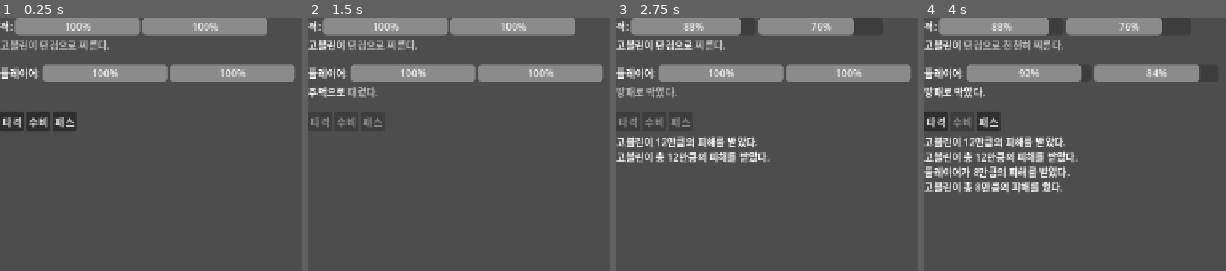
Above: before the commit, frames 1-4 (left to right).
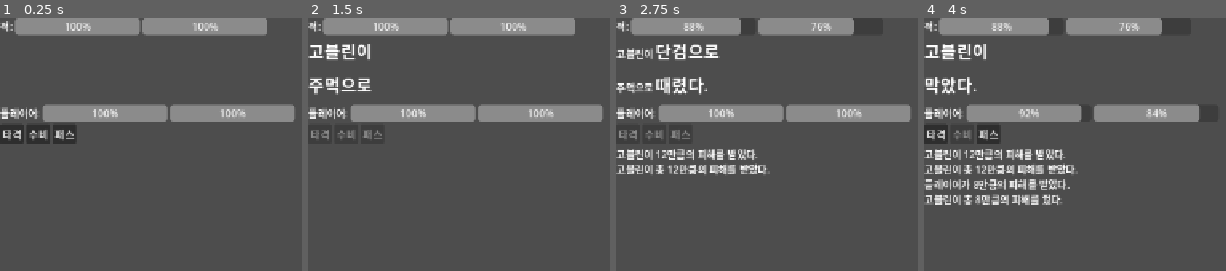
Above: after the commit, the same moments.

Repository: in-zet/word_game
Game: Godot game, scene res://scenes/battle.tscn
Same seed, same stepped clock (60 frames per second), same inputs: the game is played once before the commit and once after it.
Inputs:
- Up to frame 1 (0.25 s): no input
- Up to frame 2 (1.5 s): click "타격" at 0.5 s; tap Enter at 1.25 s
- Up to frame 3 (2.75 s): click "수비" at 2 s
- Up to frame 4 (4 s): tap Space at 2.75 s; tap Enter at 3.5 s

The runs differ from the first frame. In frame 1, 15% of the frame differs, in the area x 0-98%, y 8-50%; in frame 2, 15%; in frame 3, 20%; in frame 4, 22%, in the area x 0-92%, y 8-74%.

Commit message:
fix: 문장을 턴마다 쌓아 표시하고 유저 줄을 적 줄 턴 위치에 맞춤
사용자 직접 정정 (구현 중, 스펙의 "기본 문장 전체 미리 공개" 결정을 뒤집음):
- 사전 공개를 없애고, 턴마다 실제로 나온 어절을 한 줄에 이어 쌓는 방식으로 변경.
  방금(이번 턴) 나온 어절은 font_size를 키워서 강조.
- 이어진 문장("또 ...")이 오면 줄을 비우지 않고 계속 이어 붙임 — 적의 "새" 기본
  문장(SUBJECT로 시작)이 시작될 때만 줄을 비운다.
- 유저 줄도 적의 새 기본 문장이 시작될 때 같이 비워지고, 그 뒤로는 매 턴 유저가
  낸 어절(없으면 빈 칸 placeholder)을 적 줄과 같은 턴 수만큼 쌓아서, 유저가 늦게
  행동을 시작해도 적 줄의 해당 턴 위치 바로 밑에 오도록 함.
  예: 적 "고블린이 단검으로 찔렀다." / 2턴째 수비 -> 유저 "(빈칸) 방패로 막았다."
- battle_view.gd: eojeol_revealed 시그널을 새로 구독해서 턴별 단어를 기록하고,
  turn_resolved에서 한 턴 분량을 두 줄에 동시에 쌓은 뒤 다시 그림.

스펙 문서(§2)에 이 정정을 기록.

Co-Authored-By: Claude Sonnet 5 <noreply@anthropic.com>

Diff:
--- a/scripts/ui/battle_view.gd
+++ b/scripts/ui/battle_view.gd
@@ -4,18 +4,25 @@
 ##
 ## 턴은 Timer로 1초마다 자동 진행된다(어절 하나 = 턴 하나 = 1초, 보드 설계 메모
 ## "어절은 다음 턴까지의 대기시간(유저가 동작을 입력할 수 있는 시간)"을 그대로 구현).
-## 진행된(공개된) 어절은 기본 텍스트 색, 아직 진행되지 않은 어절은 회색으로 표시한다.
+##
+## 문장은 턴마다 한 어절씩 "그려서 쌓는" 방식으로 표시한다(사전 공개 없음):
+## - 적 문장은 기본 문장이 새로 시작될 때만 줄을 비우고, 이어진 문장("또 ...")이 오면
+##   지우지 않고 뒤에 계속 이어 붙인다.
+## - 유저 줄은 적의 기본 문장이 새로 시작될 때 같이 비워지고, 그 뒤로는 매 턴 유저가
+##   낸 어절(없으면 빈 칸)을 적 줄과 같은 턴 수만큼 쌓아서 적 줄 바로 밑에 위치가
+##   맞도록 한다 (예: 1턴엔 대기, 2턴에 수비를 누르면 "(빈칸) 방패로 막았다."로 보임).
+## - 방금(이번 턴) 나온 어절은 글자를 더 크게 표시한다.
 
 const Combatant = preload("res://scripts/battle/combatant.gd")
 const BattleManager = preload("res://scripts/battle/battle_manager.gd")
 const PlayerAction = preload("res://scripts/battle/player_action.gd")
 
 const TURN_INTERVAL_SEC := 1.0
+const CURRENT_WORD_FONT_SIZE := 28
+const BLANK_TURN_PLACEHOLDER := "    "  ## 그 턴에 유저가 아무 것도 안 했을 때의 자리 표시(칸 맞춤용)
 
 var _battle: BattleManager
 var _turn_timer: Timer
-var _enemy_sentence: Sentence
-var _player_sentence: Sentence
 var _enemy_sentence_label: RichTextLabel
 var _player_sentence_label: RichTextLabel
 var _log_label: RichTextLabel
@@ -27,6 +34,13 @@
 var _defense_button: Button
 var _pass_button: Button
 
+## 지금 라운드(적 기본 문장 시작 ~ 다음 기본 문장 시작 전)의 턴별 단어 기록.
+## 두 배열은 항상 같은 길이(턴 수)를 유지한다 — 유저 쪽은 그 턴에 낼 말이 없으면 "".
+var _round_enemy_words: Array[String] = []
+var _round_player_words: Array[String] = []
+var _this_turn_enemy_word: String = ""
+var _this_turn_player_word: String = ""
+
 
 func _ready() -> void:
 	_build_ui()
@@ -50,9 +64,17 @@
 
 	_enemy_sentence_label = RichTextLabel.new()
 	_enemy_sentence_label.bbcode_enabled = true
-	_enemy_sentence_label.custom_minimum_size = Vector2(600, 40)
+	_enemy_sentence_label.custom_minimum_size = Vector2(600, 50)
 	_enemy_sentence_label.fit_content = true
 	root.add_child(_enemy_sentence_label)
+
+	# 유저 줄은 적 문장 라벨 바로 밑에 둔다(레이아웃 순서 = 화면 세로 위치) — HP/강인도 바는
+	# 별도 줄이라 문장 두 줄이 곧바로 위아래로 붙어 보이게 한다.
+	_player_sentence_label = RichTextLabel.new()
+	_player_sentence_label.bbcode_enabled = true
+	_player_sentence_label.custom_minimum_size = Vector2(600, 50)
+	_player_sentence_label.fit_content = true
+	root.add_child(_player_sentence_label)
 
 	var player_row := HBoxContainer.new()
 	root.add_child(player_row)
@@ -63,12 +85,6 @@
 	_player_poise_bar = ProgressBar.new()
 	_player_poise_bar.custom_minimum_size = Vector2(200, 10)
 	player_row.add_child(_player_poise_bar)
-
-	_player_sentence_label = RichTextLabel.new()
-	_player_sentence_label.bbcode_enabled = true
-	_player_sentence_label.custom_minimum_size = Vector2(600, 40)
-	_player_sentence_label.fit_content = true
-	root.add_child(_player_sentence_label)
 
 	var button_row := HBoxContainer.new()
 	root.add_child(button_row)
@@ -121,6 +137,7 @@
 
 	_battle = BattleManager.new(player, enemy, patterns, pattern_weights, verb, weapon_id, randi())
 	_battle.sentence_loaded.connect(_on_sentence_loaded)
+	_battle.eojeol_revealed.connect(_on_eojeol_revealed)
 	_battle.log_added.connect(_on_log_added)
 	_battle.turn_resolved.connect(_on_turn_resolved)
 	_battle.battle_finished.connect(_on_battle_finished)
@@ -142,12 +159,24 @@
 	_refresh_bars()
 
 
+## 적의 새 기본 문장(연결 아님)이 시작되면 라운드가 새로 시작된 것으로 보고 두 줄을 비운다.
+## 이어진 문장("또 ...")은 여기서 아무 것도 하지 않는다 — 이미 쌓인 줄에 계속 이어 붙게 둔다.
 func _on_sentence_loaded(side: String, sentence: Sentence) -> void:
+	if side != "enemy":
+		return
+	var is_new_base := sentence.eojeols.size() > 0 and sentence.eojeols[0].role == Eojeol.Role.SUBJECT
+	if is_new_base:
+		_round_enemy_words.clear()
+		_round_player_words.clear()
+
+
+## 이번 턴에 어느 쪽에 어떤 어절이 나왔는지만 잠깐 기억해둔다 — 실제로 줄에 쌓는 건
+## 한 턴의 양쪽 처리가 다 끝난 뒤(turn_resolved)에 한다.
+func _on_eojeol_revealed(side: String, _index: int, eojeol: Eojeol) -> void:
 	if side == "enemy":
-		_enemy_sentence = sentence
+		_this_turn_enemy_word = eojeol.text
 	else:
-		_player_sentence = sentence
-	_render_sentences()
+		_this_turn_player_word = eojeol.text
 
 
 func _on_log_added(text: String) -> void:
@@ -155,6 +184,10 @@
 
 
 func _on_turn_resolved(_turn_no: int) -> void:
+	_round_enemy_words.append(_this_turn_enemy_word)
+	_round_player_words.append(_this_turn_player_word)
+	_this_turn_enemy_word = ""
+	_this_turn_player_word = ""
 	_render_sentences()
 
 
@@ -179,23 +212,25 @@
 
 
 func _render_sentences() -> void:
-	_render_one(_enemy_sentence_label, _enemy_sentence)
-	_render_one(_player_sentence_label, _player_sentence)
-
-
-## 진행된(공개된) 어절은 기본 색으로, 아직 진행되지 않은 어절은 회색으로 그린다.
-func _render_one(label: RichTextLabel, sentence: Sentence) -> void:
-	if sentence == null:
-		label.text = ""
-		return
+	_enemy_sentence_label.text = _render_round_words(_round_enemy_words)
+	_player_sentence_label.text = _render_round_words(_round_player_words)
+
+
+## 턴별 단어 목록을 한 줄로 그린다. 빈 칸("")은 자리표시 공백으로, 방금(마지막) 나온
+## 실제 단어는 더 큰 글자로 표시한다.
+func _render_round_words(words: Array[String]) -> String:
+	if words.is_empty():
+		return ""
 	var parts: Array[String] = []
-	for i in sentence.eojeols.size():
-		var word := sentence.eojeols[i].text
-		if i <= sentence.cursor:
+	for i in words.size():
+		var word := words[i]
+		if word.is_empty():
+			parts.append(BLANK_TURN_PLACEHOLDER)
+		elif i == words.size() - 1:
+			parts.append("[font_size=%d]%s[/font_size]" % [CURRENT_WORD_FONT_SIZE, word])
+		else:
 			parts.append(word)
-		else:
-			parts.append("[color=gray]%s[/color]" % word)
-	label.text = " ".join(parts)
+	return " ".join(parts)
 
 
 func _refresh_bars() -> void:
Not shown, changed: docs/superpowers/specs/2026-09-28-battle-text-engine-design.md
